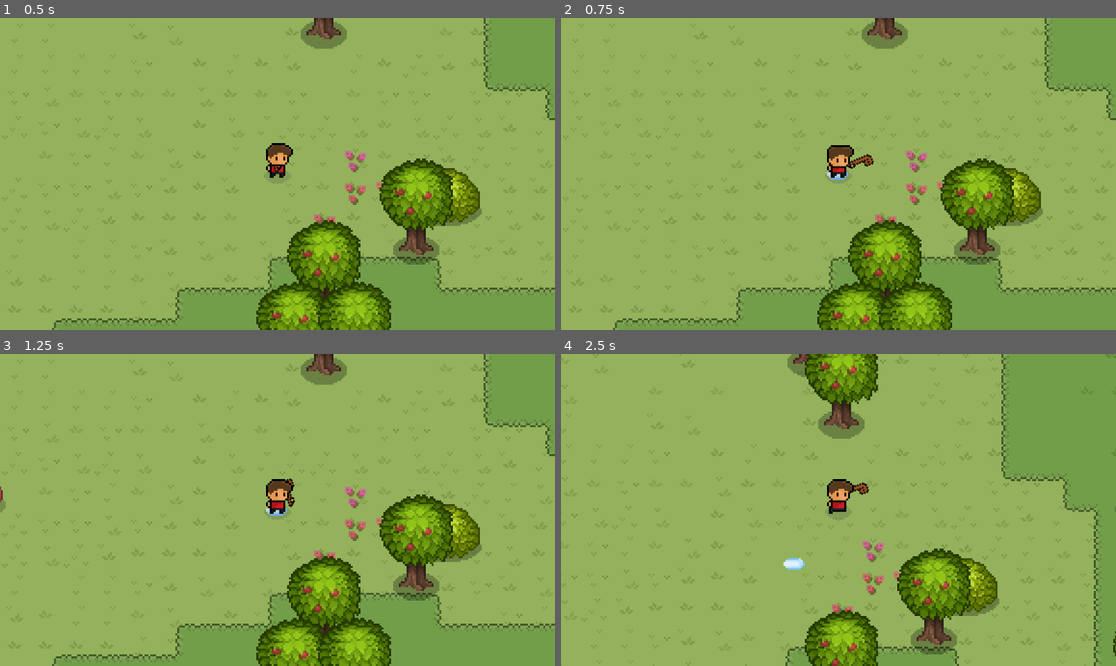
Above: before the commit, frames 1-4 (two rows, left to right).
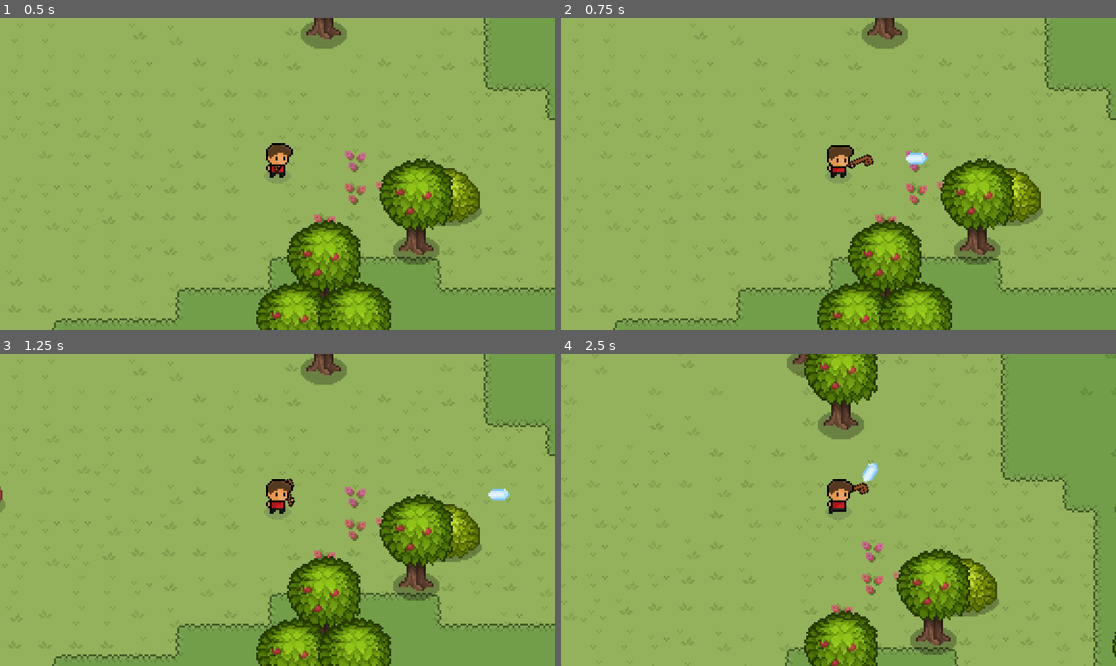
Above: after the commit, the same moments.

Repository: lennertJ9/game
Game: Godot game, scene res://scenes/main/main.tscn
Same seed, same stepped clock (60 frames per second), same inputs: the game is played once before the commit and once after it.
Inputs (mouse positions are in pixels of both pictures, inside the frame that each line leads up to):
- Up to frame 1 (0.5 s): no input
- Up to frame 2 (0.75 s): move the mouse to (960, 158) at 0.52 s; hold Q (do_something) from 0.53 s (still down)
- Up to frame 3 (1.25 s): keep holding Q (do_something)
- Up to frame 4 (2.5 s): move the mouse to (727, 525) at 1.27 s; release Q (do_something) at 1.28 s; tap Q (do_something) at 1.35, 2.3 s; move the mouse to (894, 441) at 2.02 s; hold Right mouse button (right_click) from 2.03 s (still down)

Frame 1 is identical in both runs. In frame 2, 0.2% of the frame differs, in the area x 47-66%, y 43-52%; in frame 3, 0.2%; in frame 4, 2.7%, in the area x 2-100%, y 0-100%.

Commit message:
projectiles

Diff:
--- a/project.godot
+++ b/project.godot
@@ -43,6 +43,10 @@
 2d_physics/layer_2="enemy"
 2d_physics/layer_3="objects"
 
+[physics]
+
+common/physics_ticks_per_second=165
+
 [rendering]
 
 textures/canvas_textures/default_texture_filter=0
--- /dev/null
+++ b/scenes/Abilities/Bolt/bolt.gd
@@ -0,0 +1,15 @@
+extends Area2D
+
+
+var speed = 150
+var movement_direction = Vector2.RIGHT
+var angle
+
+func _on_timer_timeout():
+	queue_free()
+
+func _ready():
+	rotation_degrees = angle
+
+func _physics_process(delta):
+	global_position += speed * movement_direction * delta
--- a/scenes/Abilities/Bolt/bolt.tscn
+++ b/scenes/Abilities/Bolt/bolt.tscn
@@ -1,12 +1,15 @@
-[gd_scene load_steps=3 format=3 uid="uid://b33mmwu7fmrcf"]
+[gd_scene load_steps=4 format=3 uid="uid://b33mmwu7fmrcf"]
 
 [ext_resource type="Texture2D" uid="uid://dnydobk2gx68l" path="res://scenes/Abilities/Bolt/Bolt.png" id="1_ijve5"]
+[ext_resource type="Script" path="res://scenes/Abilities/Bolt/bolt.gd" id="1_vfogj"]
 
 [sub_resource type="CapsuleShape2D" id="CapsuleShape2D_5oc0h"]
 radius = 3.0
 height = 8.0
 
 [node name="Bolt" type="Area2D"]
+z_index = 1
+script = ExtResource("1_vfogj")
 
 [node name="Bolt" type="Sprite2D" parent="."]
 texture = ExtResource("1_ijve5")
@@ -14,3 +17,8 @@
 [node name="CollisionShape2D" type="CollisionShape2D" parent="."]
 rotation = 1.5708
 shape = SubResource("CapsuleShape2D_5oc0h")
+
+[node name="Timer" type="Timer" parent="."]
+autostart = true
+
+[connection signal="timeout" from="Timer" to="." method="_on_timer_timeout"]
--- a/scenes/Abilities/Bolt/bolt_manager.gd
+++ b/scenes/Abilities/Bolt/bolt_manager.gd
@@ -2,8 +2,10 @@
 
 var bolt_instance = preload("res://scenes/Abilities/Bolt/bolt.tscn")
 
-func shoot():
+func shoot(shoot_direction,position):
 	var bolt = bolt_instance.instantiate()
 	var world = get_tree().get_first_node_in_group("world")
-	bolt.global_position = Vector2(0,0)
+	bolt.global_position = position
+	bolt.movement_direction = shoot_direction
+	bolt.angle = rad_to_deg(shoot_direction.angle())
 	world.add_child(bolt)
--- a/scenes/player/player.gd
+++ b/scenes/player/player.gd
@@ -40,7 +40,9 @@
 		var tween = create_tween()
 		tween.tween_property(hand_left,"rotation_degrees", + 15, .25).set_trans(Tween.TRANS_BACK)
 		tween.tween_property(hand_left,"rotation_degrees", -10, .15)
-		$BoltManager.shoot()
+		var shoot_direction = (get_global_mouse_position() - $Visuals/Marker2D.global_position).normalized()
+		print(shoot_direction)
+		$BoltManager.shoot(shoot_direction,$Visuals/Marker2D.global_position)
 
 
 func _process(delta):
--- a/scenes/player/player.tscn
+++ b/scenes/player/player.tscn
@@ -12,6 +12,84 @@
 
 [sub_resource type="CircleShape2D" id="CircleShape2D_wb5ct"]
 radius = 4.0
+
+[sub_resource type="Animation" id="Animation_mn5wf"]
+resource_name = "IDLE"
+length = 0.5
+loop_mode = 1
+step = 0.05
+tracks/0/type = "value"
+tracks/0/imported = false
+tracks/0/enabled = true
+tracks/0/path = NodePath("Visuals/Head:frame")
+tracks/0/interp = 1
+tracks/0/loop_wrap = true
+tracks/0/keys = {
+"times": PackedFloat32Array(0, 0.1, 0.2, 0.3),
+"transitions": PackedFloat32Array(1, 1, 1, 1),
+"update": 1,
+"values": [1, 0, 2, 0]
+}
+tracks/1/type = "value"
+tracks/1/imported = false
+tracks/1/enabled = true
+tracks/1/path = NodePath("Visuals/HandRight:position")
+tracks/1/interp = 1
+tracks/1/loop_wrap = true
+tracks/1/keys = {
+"times": PackedFloat32Array(0.1, 0.3),
+"transitions": PackedFloat32Array(1, 1),
+"update": 1,
+"values": [Vector2(-4, -2), Vector2(-4, -3)]
+}
+tracks/2/type = "value"
+tracks/2/imported = false
+tracks/2/enabled = true
+tracks/2/path = NodePath("Visuals/Legs:frame")
+tracks/2/interp = 1
+tracks/2/loop_wrap = true
+tracks/2/keys = {
+"times": PackedFloat32Array(0),
+"transitions": PackedFloat32Array(1),
+"update": 1,
+"values": [0]
+}
+tracks/3/type = "value"
+tracks/3/imported = false
+tracks/3/enabled = true
+tracks/3/path = NodePath("Visuals/Body:offset")
+tracks/3/interp = 1
+tracks/3/loop_wrap = true
+tracks/3/keys = {
+"times": PackedFloat32Array(0.3),
+"transitions": PackedFloat32Array(1),
+"update": 0,
+"values": [Vector2(0, 11)]
+}
+tracks/4/type = "value"
+tracks/4/imported = false
+tracks/4/enabled = true
+tracks/4/path = NodePath("Visuals/Legs:offset")
+tracks/4/interp = 1
+tracks/4/loop_wrap = true
+tracks/4/keys = {
+"times": PackedFloat32Array(0.3),
+"transitions": PackedFloat32Array(1),
+"update": 0,
+"values": [Vector2(0, 11)]
+}
+tracks/5/type = "value"
+tracks/5/imported = false
+tracks/5/enabled = true
+tracks/5/path = NodePath("Visuals/Head:offset")
+tracks/5/interp = 1
+tracks/5/loop_wrap = true
+tracks/5/keys = {
+"times": PackedFloat32Array(0, 0.2, 0.3),
+"transitions": PackedFloat32Array(1, 1, 1),
+"update": 1,
+"values": [Vector2(0, 1), Vector2(0, 0), Vector2(0, 0)]
+}
 
 [sub_resource type="Animation" id="Animation_a6un2"]
 resource_name = "IDLE_BACK"
@@ -103,6 +181,83 @@
 "values": [Vector2(0, 1), Vector2(0, 0), Vector2(0, 0)]
 }
 
+[sub_resource type="Animation" id="Animation_86567"]
+resource_name = "RUN"
+length = 0.3
+loop_mode = 1
+tracks/0/type = "value"
+tracks/0/imported = false
+tracks/0/enabled = true
+tracks/0/path = NodePath("Visuals/Head:frame")
+tracks/0/interp = 1
+tracks/0/loop_wrap = true
+tracks/0/keys = {
+"times": PackedFloat32Array(0, 0.1, 0.2),
+"transitions": PackedFloat32Array(1, 1, 1),
+"update": 1,
+"values": [0, 1, 2]
+}
+tracks/1/type = "value"
+tracks/1/imported = false
+tracks/1/enabled = true
+tracks/1/path = NodePath("Visuals/Head:offset")
+tracks/1/interp = 1
+tracks/1/loop_wrap = true
+tracks/1/keys = {
+"times": PackedFloat32Array(0, 0.1, 0.2),
+"transitions": PackedFloat32Array(1, 1, 1),
+"update": 1,
+"values": [Vector2(0, 0), Vector2(0, 1), Vector2(0, 0)]
+}
+tracks/2/type = "value"
+tracks/2/imported = false
+tracks/2/enabled = true
+tracks/2/path = NodePath("Visuals/Legs:frame")
+tracks/2/interp = 1
+tracks/2/loop_wrap = true
+tracks/2/keys = {
+"times": PackedFloat32Array(0, 0.1, 0.2),
+"transitions": PackedFloat32Array(1, 1, 1),
+"update": 1,
+"values": [1, 2, 3]
+}
+tracks/3/type = "value"
+tracks/3/imported = false
+tracks/3/enabled = true
+tracks/3/path = NodePath("Visuals/Legs:offset")
+tracks/3/interp = 1
+tracks/3/loop_wrap = true
+tracks/3/keys = {
+"times": PackedFloat32Array(0, 0.1, 0.2),
+"transitions": PackedFloat32Array(1, 1, 1),
+"update": 1,
+"values": [Vector2(0, 11), Vector2(0, 12), Vector2(0, 11)]
+}
+tracks/4/type = "value"
+tracks/4/imported = false
+tracks/4/enabled = true
+tracks/4/path = NodePath("Visuals/Body:offset")
+tracks/4/interp = 1
+tracks/4/loop_wrap = true
+tracks/4/keys = {
+"times": PackedFloat32Array(0, 0.1, 0.2),
+"transitions": PackedFloat32Array(1, 1, 1),
+"update": 1,
+"values": [Vector2(0, 11), Vector2(0, 12), Vector2(0, 11)]
+}
+tracks/5/type = "value"
+tracks/5/imported = false
+tracks/5/enabled = true
+tracks/5/path = NodePath("Visuals/HandRight:position")
+tracks/5/interp = 1
+tracks/5/loop_wrap = true
+tracks/5/keys = {
+"times": PackedFloat32Array(0, 0.1, 0.2),
+"transitions": PackedFloat32Array(1, 1, 1),
+"update": 1,
+"values": [Vector2(-4, -3), Vector2(-4, -3), Vector2(-4, -2)]
+}
+
 [sub_resource type="Animation" id="Animation_ajxh6"]
 resource_name = "RUN_BACK"
 length = 0.3
@@ -269,161 +424,6 @@
 "values": [Vector2(-4, -3), Vector2(-4, -3), Vector2(-4, -2)]
 }
 
-[sub_resource type="Animation" id="Animation_86567"]
-resource_name = "RUN"
-length = 0.3
-loop_mode = 1
-tracks/0/type = "value"
-tracks/0/imported = false
-tracks/0/enabled = true
-tracks/0/path = NodePath("Visuals/Head:frame")
-tracks/0/interp = 1
-tracks/0/loop_wrap = true
-tracks/0/keys = {
-"times": PackedFloat32Array(0, 0.1, 0.2),
-"transitions": PackedFloat32Array(1, 1, 1),
-"update": 1,
-"values": [0, 1, 2]
-}
-tracks/1/type = "value"
-tracks/1/imported = false
-tracks/1/enabled = true
-tracks/1/path = NodePath("Visuals/Head:offset")
-tracks/1/interp = 1
-tracks/1/loop_wrap = true
-tracks/1/keys = {
-"times": PackedFloat32Array(0, 0.1, 0.2),
-"transitions": PackedFloat32Array(1, 1, 1),
-"update": 1,
-"values": [Vector2(0, 0), Vector2(0, 1), Vector2(0, 0)]
-}
-tracks/2/type = "value"
-tracks/2/imported = false
-tracks/2/enabled = true
-tracks/2/path = NodePath("Visuals/Legs:frame")
-tracks/2/interp = 1
-tracks/2/loop_wrap = true
-tracks/2/keys = {
-"times": PackedFloat32Array(0, 0.1, 0.2),
-"transitions": PackedFloat32Array(1, 1, 1),
-"update": 1,
-"values": [1, 2, 3]
-}
-tracks/3/type = "value"
-tracks/3/imported = false
-tracks/3/enabled = true
-tracks/3/path = NodePath("Visuals/Legs:offset")
-tracks/3/interp = 1
-tracks/3/loop_wrap = true
-tracks/3/keys = {
-"times": PackedFloat32Array(0, 0.1, 0.2),
-"transitions": PackedFloat32Array(1, 1, 1),
-"update": 1,
-"values": [Vector2(0, 11), Vector2(0, 12), Vector2(0, 11)]
-}
-tracks/4/type = "value"
-tracks/4/imported = false
-tracks/4/enabled = true
-tracks/4/path = NodePath("Visuals/Body:offset")
-tracks/4/interp = 1
-tracks/4/loop_wrap = true
-tracks/4/keys = {
-"times": PackedFloat32Array(0, 0.1, 0.2),
-"transitions": PackedFloat32Array(1, 1, 1),
-"update": 1,
-"values": [Vector2(0, 11), Vector2(0, 12), Vector2(0, 11)]
-}
-tracks/5/type = "value"
-tracks/5/imported = false
-tracks/5/enabled = true
-tracks/5/path = NodePath("Visuals/HandRight:position")
-tracks/5/interp = 1
-tracks/5/loop_wrap = true
-tracks/5/keys = {
-"times": PackedFloat32Array(0, 0.1, 0.2),
-"transitions": PackedFloat32Array(1, 1, 1),
-"update": 1,
-"values": [Vector2(-4, -3), Vector2(-4, -3), Vector2(-4, -2)]
-}
-
-[sub_resource type="Animation" id="Animation_mn5wf"]
-resource_name = "IDLE"
-length = 0.5
-loop_mode = 1
-step = 0.05
-tracks/0/type = "value"
-tracks/0/imported = false
-tracks/0/enabled = true
-tracks/0/path = NodePath("Visuals/Head:frame")
-tracks/0/interp = 1
-tracks/0/loop_wrap = true
-tracks/0/keys = {
-"times": PackedFloat32Array(0, 0.1, 0.2, 0.3),
-"transitions": PackedFloat32Array(1, 1, 1, 1),
-"update": 1,
-"values": [1, 0, 2, 0]
-}
-tracks/1/type = "value"
-tracks/1/imported = false
-tracks/1/enabled = true
-tracks/1/path = NodePath("Visuals/HandRight:position")
-tracks/1/interp = 1
-tracks/1/loop_wrap = true
-tracks/1/keys = {
-"times": PackedFloat32Array(0.1, 0.3),
-"transitions": PackedFloat32Array(1, 1),
-"update": 1,
-"values": [Vector2(-4, -2), Vector2(-4, -3)]
-}
-tracks/2/type = "value"
-tracks/2/imported = false
-tracks/2/enabled = true
-tracks/2/path = NodePath("Visuals/Legs:frame")
-tracks/2/interp = 1
-tracks/2/loop_wrap = true
-tracks/2/keys = {
-"times": PackedFloat32Array(0),
-"transitions": PackedFloat32Array(1),
-"update": 1,
-"values": [0]
-}
-tracks/3/type = "value"
-tracks/3/imported = false
-tracks/3/enabled = true
-tracks/3/path = NodePath("Visuals/Body:offset")
-tracks/3/interp = 1
-tracks/3/loop_wrap = true
-tracks/3/keys = {
-"times": PackedFloat32Array(0.3),
-"transitions": PackedFloat32Array(1),
-"update": 0,
-"values": [Vector2(0, 11)]
-}
-tracks/4/type = "value"
-tracks/4/imported = false
-tracks/4/enabled = true
-tracks/4/path = NodePath("Visuals/Legs:offset")
-tracks/4/interp = 1
-tracks/4/loop_wrap = true
-tracks/4/keys = {
-"times": PackedFloat32Array(0.3),
-"transitions": PackedFloat32Array(1),
-"update": 0,
-"values": [Vector2(0, 11)]
-}
-tracks/5/type = "value"
-tracks/5/imported = false
-tracks/5/enabled = true
-tracks/5/path = NodePath("Visuals/Head:offset")
-tracks/5/interp = 1
-tracks/5/loop_wrap = true
-tracks/5/keys = {
-"times": PackedFloat32Array(0, 0.2, 0.3),
-"transitions": PackedFloat32Array(1, 1, 1),
-"update": 1,
-"values": [Vector2(0, 1), Vector2(0, 0), Vector2(0, 0)]
-}
-
 [sub_resource type="AnimationLibrary" id="AnimationLibrary_bc3sj"]
 _data = {
 "IDLE": SubResource("Animation_mn5wf"),
@@ -493,6 +493,11 @@
 texture = ExtResource("1_ugt1c")
 hframes = 2
 
+[node name="Marker2D" type="Marker2D" parent="Visuals"]
+position = Vector2(11, -8)
+rotation = 3.14159
+scale = Vector2(1, -1)
+
 [node name="RunDust" parent="." instance=ExtResource("6_5mi4u")]
 z_index = 3
 rotation = 3.14159
